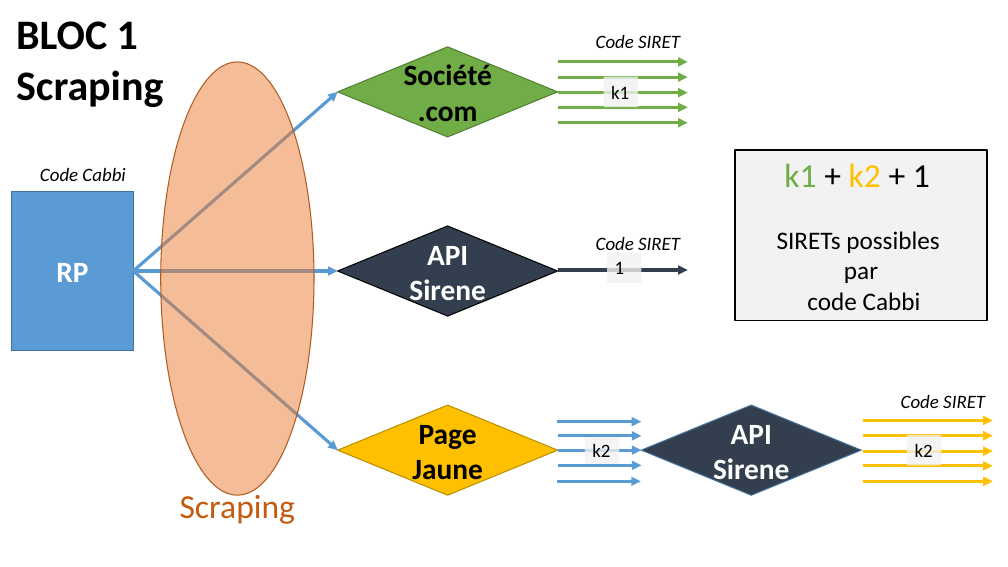
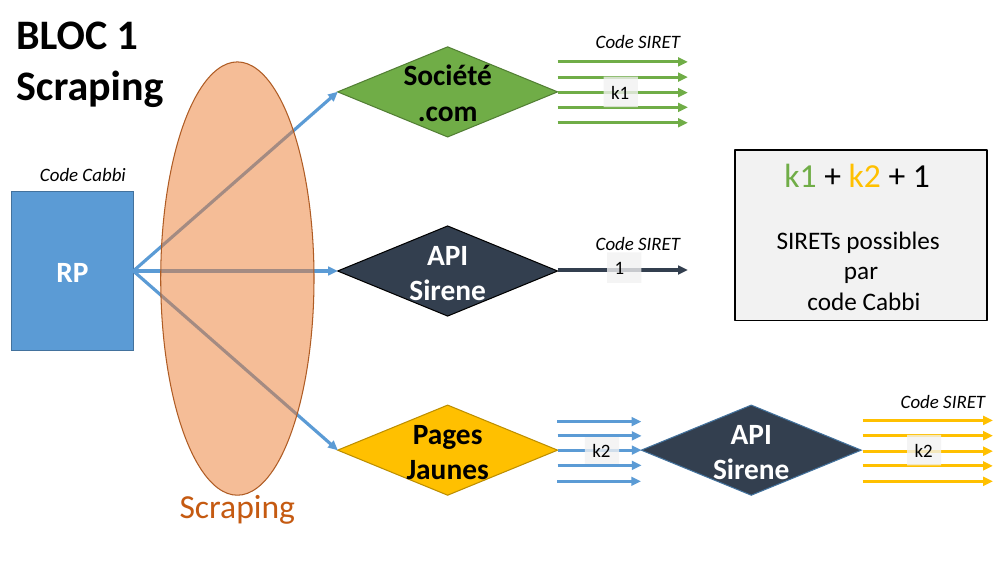
Before and after one commit to BDFINSEE/Hackathon, a slide deck: slide 4 of Hackathon le champ des sirens.pptx. Drawn at 1008x567 pixels with LibreOffice and Linux fonts; fonts in the diff are those of the drawing. Boxes give left, top, right and bottom in pixels: in the first picture for what was removed or moved away, otherwise in the second. Text is boxed around its words. In the diff, an @@ line names an element or a change of style, - is before the commit and + after.

```diff
--- a/Hackathon le champ des sirens.pptx
+++ b/Hackathon le champ des sirens.pptx
@@ text in diamond at (407, 419, 489, 487): text changed @@
-Page Jaune
+Pages Jaunes
```
Also in this commit, not shown: 2 other slides changed.
